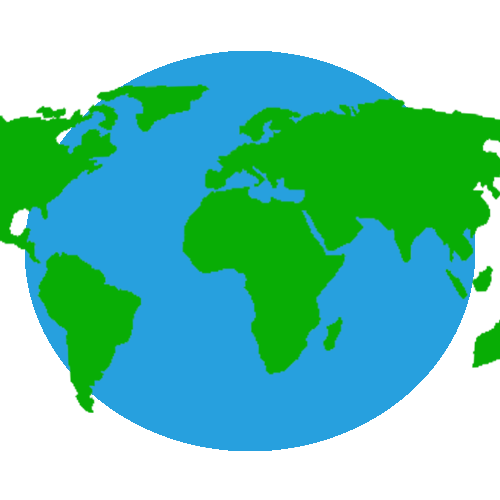
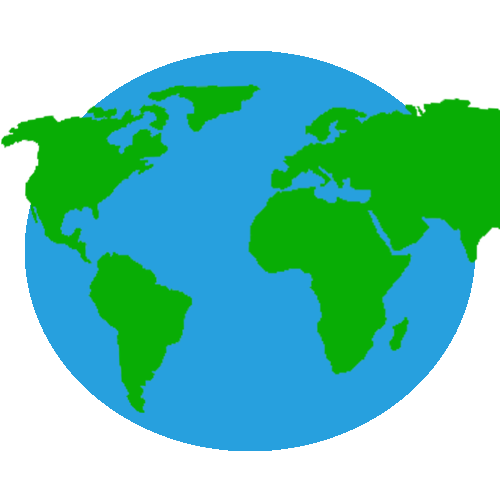
Layers edited between the first and the second 500 × 500 image:
added layer "Pasted Layer #1" above "Pasted Layer" over [248, 97, 500, 375]
painted on "Pasted Layer" over [0, 84, 500, 413]
painted on "Circle" over [25, 52, 475, 450]
